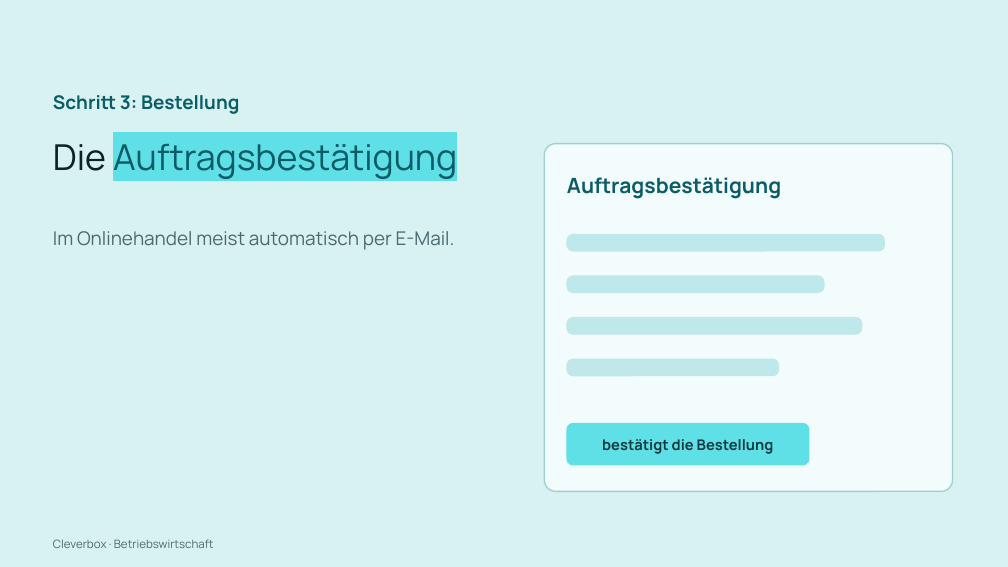
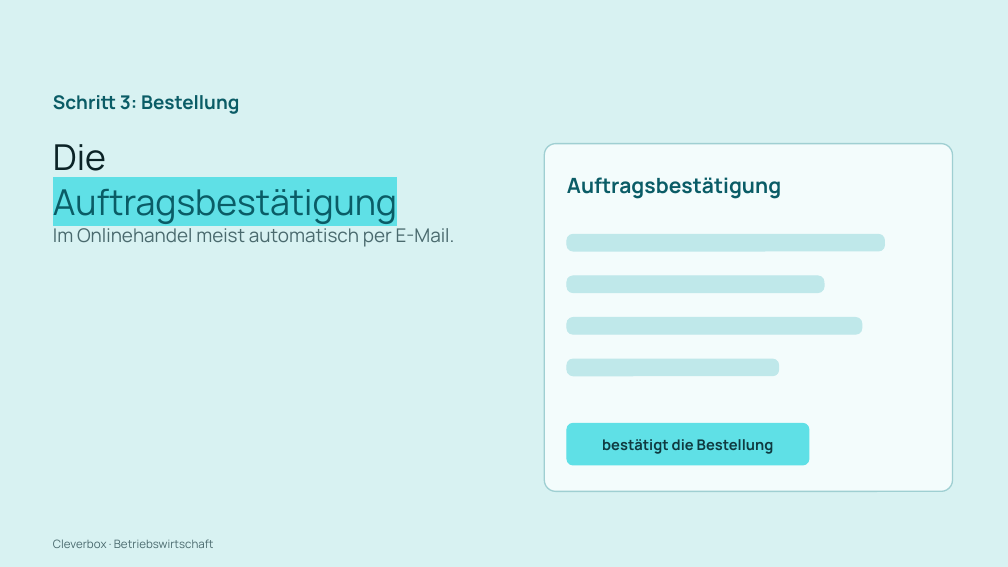
Before and after one commit to arminheske/claudecloud, a slide deck: slide 41 of videoslides/cleverbox-abwicklung-kauf-slides.pptx. Drawn at 1008x567 pixels with LibreOffice and Linux fonts; fonts in the diff are those of the drawing. Boxes give left, top, right and bottom in pixels: in the first picture for what was removed or moved away, otherwise in the second. Text is boxed around its words. In the diff, an @@ line names an element or a change of style, - is before the commit and + after.

```diff
--- a/videoslides/cleverbox-abwicklung-kauf-slides.pptx
+++ b/videoslides/cleverbox-abwicklung-kauf-slides.pptx
@@ text at [53,144,397,224]: text changed @@
-Die Auftragsbestätigung
+Die
+Auftragsbestätigung
@@ text "Im Onlinehandel meist automatisch per ...": place and size @@
-text "Im Onlinehandel meist automatisch per ..." at [53,231,455,250]
+text "Im Onlinehandel meist automatisch per ..." at [53,225,455,247]
```
Also in this commit, not shown: 60 other slides changed, 1 other file.
